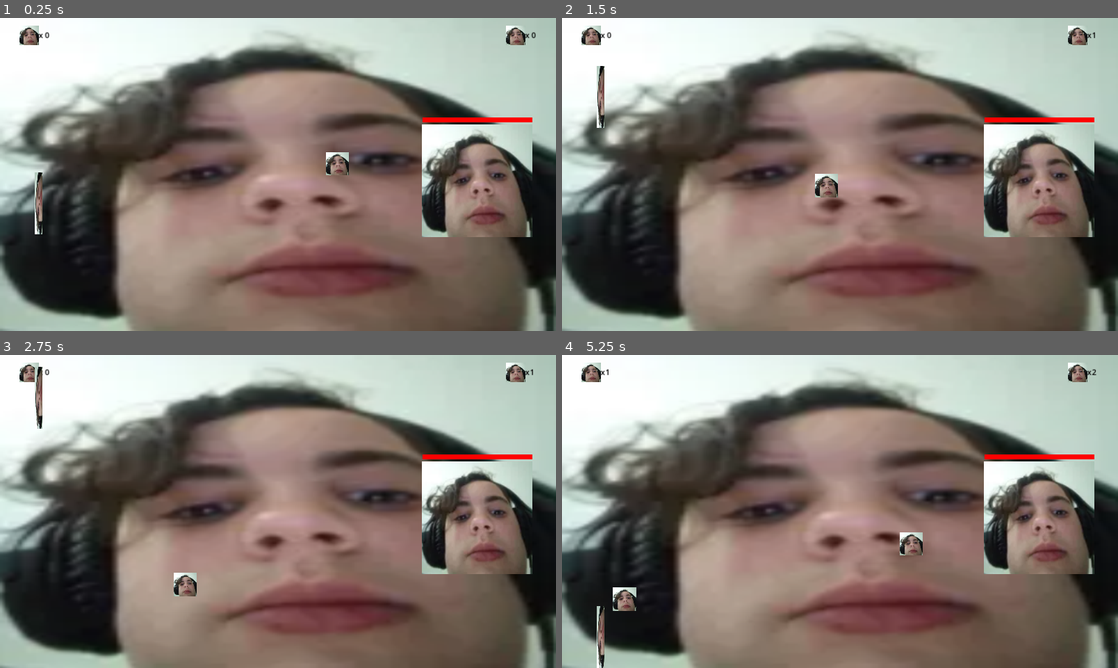
Above: before the commit, frames 1-4 (two rows, left to right).
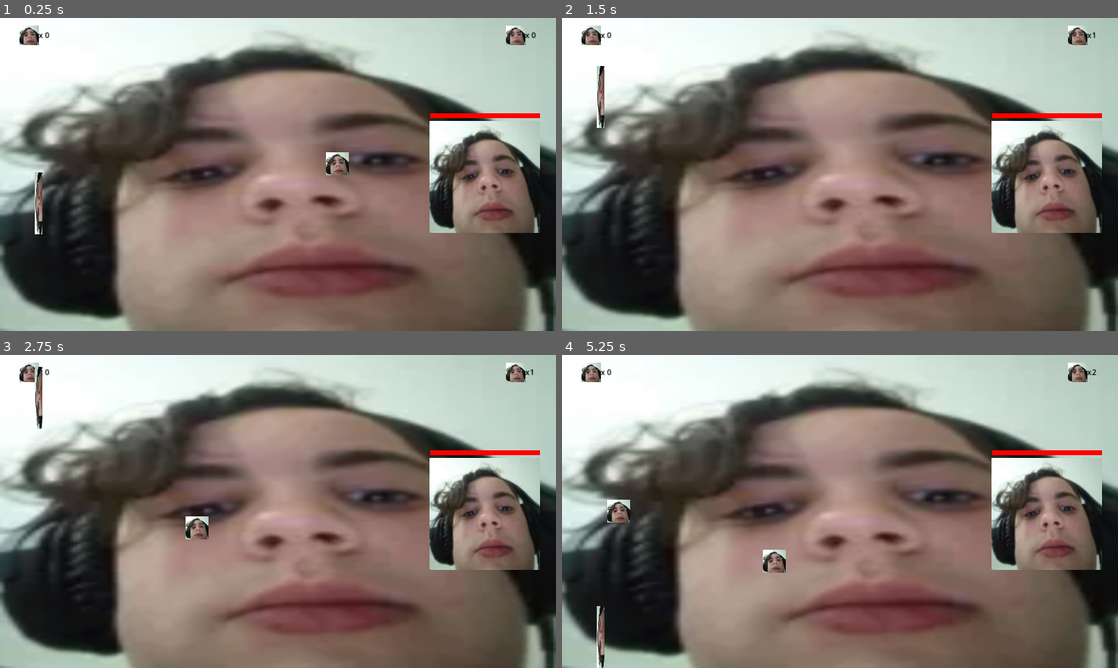
Above: after the commit, the same moments.

Repository: TE4-Umea/te4-pong
Game: Godot game, scene res://Scenes/Map/World.tscn
The game is run twice, just before and just after one commit, with the same random seed, the same clock (stepped at 60 frames per second) and the same inputs. This scene is started directly instead of the project's main scene.
Inputs (mouse positions are in pixels of both pictures, inside the frame that each line leads up to):
- Up to frame 1 (0.25 s): no input
- Up to frame 2 (1.5 s): move the mouse to (962, 158) at 0.52 s; hold W (P1_UP) 0.53-1.28 s; tap Down (P2_DOWN) at 0.6 s; move the mouse to (728, 190) at 1.27 s; hold S (P1_DOWN) from 1.28 s (still down); tap Up (P2_UP) at 1.35 s
- Up to frame 3 (2.75 s): move the mouse to (333, 442) at 2.02 s; release S (P1_DOWN) at 2.03 s; hold W (P1_UP) from 2.03 s (still down); click (333, 442) at 2.1 s
- Up to frame 4 (5.25 s): move the mouse to (812, 574) at 2.77 s; tap Down (P2_DOWN) at 2.85, 5.1 s; move the mouse to (1006, 558) at 3.52 s; release W (P1_UP) at 3.53 s; hold S (P1_DOWN) from 3.53 s (still down); tap Up (P2_UP) at 3.6 s; move the mouse to (673, 464) at 4.27 s; click (673, 464) at 4.35 s; move the mouse to (867, 511) at 5.02 s

The runs differ from the first frame. In frame 1, 4.3% of the frame differs, in the area x 75-98%, y 30-70%; in frame 2, 4.6%; in frame 3, 4.9%; in frame 4, 5.4%, in the area x 7-98%, y 4-82%.

Commit message:
shielded_enemy

Diff:
--- /dev/null
+++ b/Scenes/Enemeys/shielded_enemy.gd
@@ -0,0 +1,49 @@
+extends CharacterBody2D
+
+var floating_text = preload("res://Scenes/Enemeys/floating_text.tscn")
+
+@export var speed : float = 300.0
+@export var enemy_name = "alexandro"
+var weakness = "ljus"
+var resistance = 10
+var hp = 100
+var damage = 10
+var movement_speed = 300
+var fire_rate = 10
+var paused = false
+var BULLET = preload("res://Scenes/Ball/Ball.tscn")
+
+func shoot():
+	print("shoot")
+	owner.spawn_ball(owner.screensize.x -305, owner.screensize.y / 2)
+	$Timer.wait_time = [0.5,1,2].pick_random()
+	$Timer.start()
+
+func take_damage(dmg):
+	if dmg<hp:
+		hp-=dmg
+		$TextureProgressBar.value = hp
+		var text = floating_text.instantiate()
+		text.amount = dmg
+		add_child(text)
+	else:
+		die()
+
+func die():
+	print("removing enemy")
+	queue_free()
+
+
+func _on_area_2d_body_entered(body):
+	body.queue_free()
+	take_damage(25)
+	print(hp)
+
+
+func _on_timer_timeout():
+	shoot()
+
+
+func _on_area_2d_2_body_entered(body):
+	if !body.is_in_group('paddles'):
+		body.direction.x = -1
--- /dev/null
+++ b/Scenes/Enemeys/shielded_enemy.tscn
@@ -0,0 +1,62 @@
+[gd_scene load_steps=7 format=3 uid="uid://fworrtukuh2s"]
+
+[ext_resource type="Script" path="res://Scenes/Enemeys/shielded_enemy.gd" id="1_s5xda"]
+[ext_resource type="Texture2D" uid="uid://bx2dcegbutm0j" path="res://Assets/Img/B).png" id="2_hqnbd"]
+
+[sub_resource type="NoiseTexture2D" id="NoiseTexture2D_1il5r"]
+width = 228
+height = 100
+
+[sub_resource type="RectangleShape2D" id="RectangleShape2D_3obk3"]
+size = Vector2(222, 228)
+
+[sub_resource type="RectangleShape2D" id="RectangleShape2D_clax8"]
+size = Vector2(228, 231)
+
+[sub_resource type="RectangleShape2D" id="RectangleShape2D_8ckjk"]
+size = Vector2(6.5, 230)
+
+[node name="shielded_enemy" type="CharacterBody2D"]
+position = Vector2(236, 109)
+script = ExtResource("1_s5xda")
+
+[node name="TextureProgressBar" type="TextureProgressBar" parent="."]
+offset_left = -114.0
+offset_top = -131.0
+offset_right = 114.0
+offset_bottom = -31.0
+scale = Vector2(1, 0.1)
+value = 100.0
+stretch_margin_left = 1
+texture_progress = SubResource("NoiseTexture2D_1il5r")
+tint_progress = Color(1, 0.137255, 0, 1)
+
+[node name="Timer" type="Timer" parent="."]
+
+[node name="Sprite2D" type="Sprite2D" parent="."]
+texture = ExtResource("2_hqnbd")
+
+[node name="CollisionShape2D" type="CollisionShape2D" parent="."]
+position = Vector2(-1, 0)
+shape = SubResource("RectangleShape2D_3obk3")
+
+[node name="Area2D" type="Area2D" parent="."]
+collision_layer = 4
+collision_mask = 2
+
+[node name="CollisionShape2D" type="CollisionShape2D" parent="Area2D"]
+position = Vector2(0, 0.5)
+shape = SubResource("RectangleShape2D_clax8")
+
+[node name="Area2D2" type="Area2D" parent="."]
+position = Vector2(-232, 0)
+collision_layer = 4
+collision_mask = 2
+
+[node name="CollisionShape2D" type="CollisionShape2D" parent="Area2D2"]
+position = Vector2(100, 0)
+shape = SubResource("RectangleShape2D_8ckjk")
+
+[connection signal="timeout" from="Timer" to="." method="_on_timer_timeout" flags=18]
+[connection signal="body_entered" from="Area2D" to="." method="_on_area_2d_body_entered" flags=18]
+[connection signal="body_entered" from="Area2D2" to="." method="_on_area_2d_2_body_entered"]
--- a/Scenes/Map/World.gd
+++ b/Scenes/Map/World.gd
@@ -14,7 +14,8 @@
 # Called when the node enters the scene tree for the first time.
 func _ready():
 	screensize = get_viewport().get_visible_rect().size
-	$enemy.shoot()
+	#$enemy.shoot()
+	$shielded_enemy.shoot()
 
 func _on_norr_body_entered(body):
 	if !body.is_in_group('paddles'):
--- a/Scenes/Map/World.tscn
+++ b/Scenes/Map/World.tscn
@@ -3,7 +3,7 @@
 [ext_resource type="Script" path="res://Scenes/Map/World.gd" id="1_a8amt"]
 [ext_resource type="Texture2D" uid="uid://bx2dcegbutm0j" path="res://Assets/Img/B).png" id="2_uic7l"]
 [ext_resource type="PackedScene" uid="uid://b5iy5pcb2xit3" path="res://Scenes/Player/Paddle.tscn" id="3_5a22m"]
-[ext_resource type="PackedScene" uid="uid://ti5dnrlnocox" path="res://Scenes/Enemeys/Enemy.tscn" id="4_6h45n"]
+[ext_resource type="PackedScene" uid="uid://fworrtukuh2s" path="res://Scenes/Enemeys/shielded_enemy.tscn" id="5_kmq1q"]
 
 [sub_resource type="RectangleShape2D" id="RectangleShape2D_5vdgs"]
 size = Vector2(1184, 48)
@@ -15,7 +15,7 @@
 size = Vector2(16, 680)
 
 [sub_resource type="RectangleShape2D" id="RectangleShape2D_0adeh"]
-size = Vector2(16, 680)
+size = Vector2(16, 748)
 
 [node name="World" type="Node"]
 script = ExtResource("1_a8amt")
@@ -63,7 +63,7 @@
 collision_mask = 6
 
 [node name="CollisionShape2D" type="CollisionShape2D" parent="!Left"]
-position = Vector2(8, 324)
+position = Vector2(88, 319)
 shape = SubResource("RectangleShape2D_0adeh")
 
 [node name="Control" type="Control" parent="."]
@@ -160,8 +160,8 @@
 collision_mask = 5
 speed = 500.0
 
-[node name="enemy" parent="." instance=ExtResource("4_6h45n")]
-position = Vector2(989, 337)
+[node name="shielded_enemy" parent="." instance=ExtResource("5_kmq1q")]
+position = Vector2(1005, 329)
 
 [connection signal="body_entered" from="Norr" to="." method="_on_norr_body_entered"]
 [connection signal="body_entered" from="Bottom" to="." method="_on_bottom_body_entered"]
